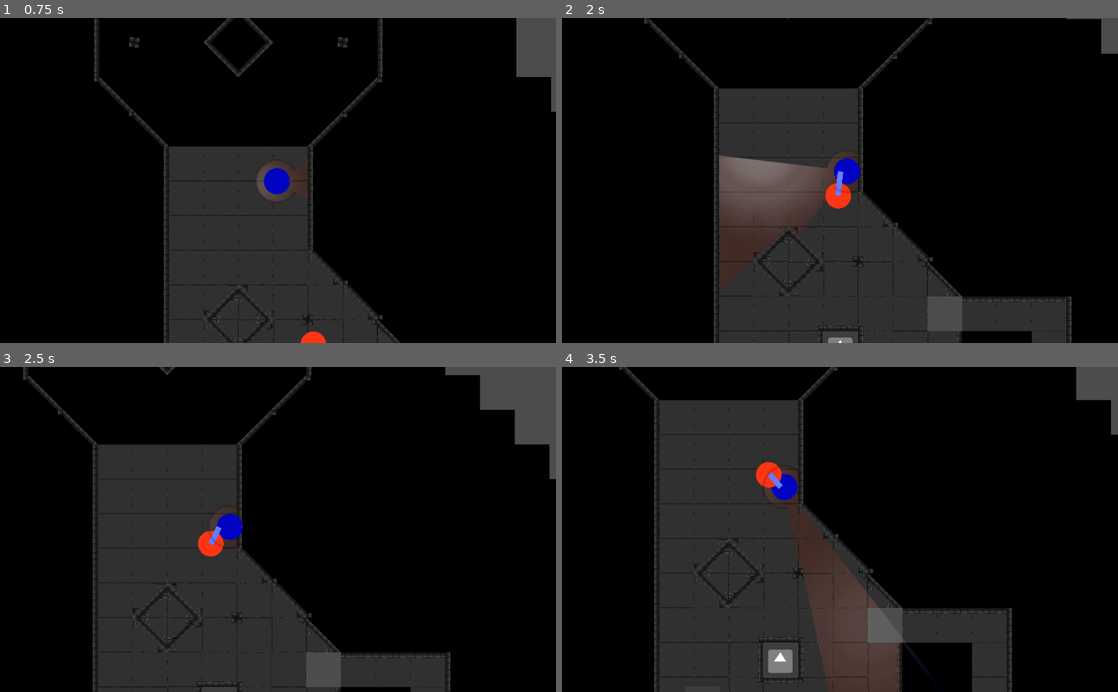
Above: before the commit, frames 1-4 (two rows, left to right).
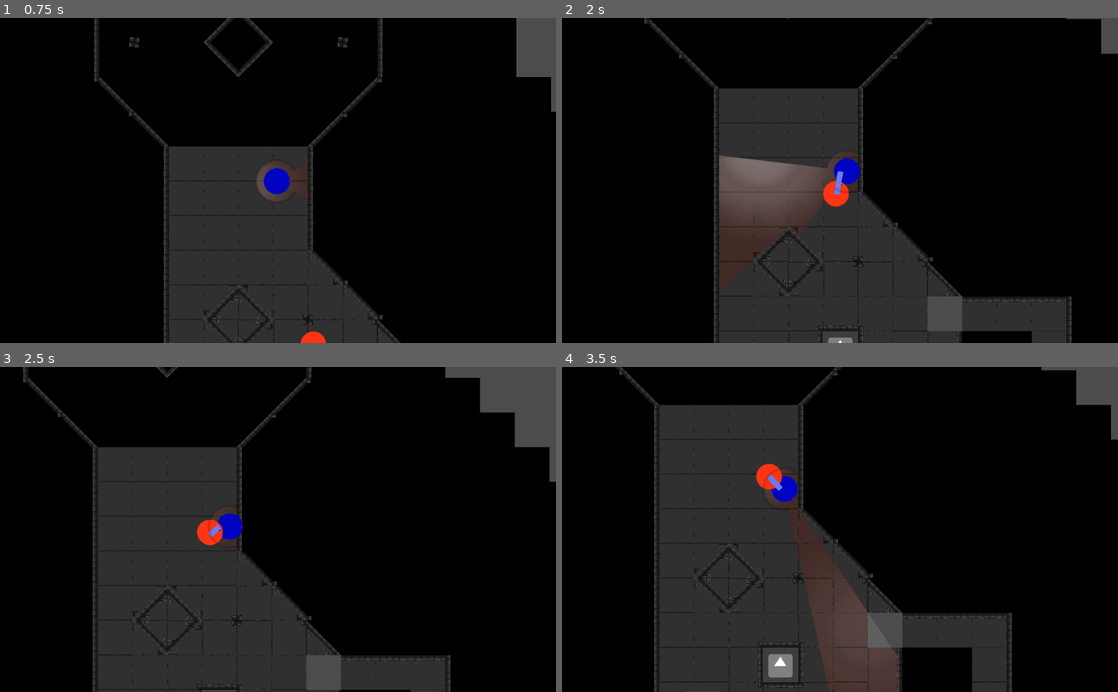
Above: after the commit, the same moments.

Repository: R4nKF1v3/boss
Game: Godot game, scene res://scenes/levels/Test/Test.tscn
The game is run twice, just before and just after one commit, with the same random seed, the same clock (stepped at 60 frames per second) and the same inputs. The project has no main scene, so this scene is started directly. The engine's default icon, where the game draws it, is replaced by a stand-in: a white triangle on a blue panel in a dark square.
Inputs (mouse positions are in pixels of both pictures, inside the frame that each line leads up to):
- Up to frame 1 (0.75 s): tap Enter at 0.5 s; move the mouse to (400, 164) at 0.52 s; hold Right (move_right) from 0.53 s (still down); hold Shift (run) from 0.53 s (still down); click (400, 164) at 0.67 s
- Up to frame 2 (2 s): move the mouse to (728, 196) at 1.27 s; release Right (move_right) at 1.28 s; release Shift (run) at 1.28 s; hold Down (move_down) from 1.28 s (still down); tap Shift (run) at 1.35 s
- Up to frame 3 (2.5 s): move the mouse to (333, 458) at 2.02 s; release Down (move_down) at 2.03 s; hold Right (move_right) from 2.03 s (still down); hold Shift (run) from 2.03 s (still down)
- Up to frame 4 (3.5 s): move the mouse to (812, 594) at 2.77 s; release Right (move_right) at 2.78 s; release Shift (run) at 2.78 s; hold Up (move_up) from 2.78 s (still down); tap Shift (run) at 2.85 s; click (812, 594) at 2.92 s

Frame 1 is identical in both runs. In frame 2, 0.1% of the frame differs, in the area x 46-54%, y 43-59%; in frame 3, 2.3%; in frame 4, 3.5%, in the area x 9-100%, y 0-100%.

Commit message:
Pequeño fix de camara del ShadowEnemy

Diff:
--- a/entities/npcs/enemies/shadow/states/Chase.gd
+++ b/entities/npcs/enemies/shadow/states/Chase.gd
@@ -6,9 +6,12 @@
 	owner.get_node("AnimationPlayer").play("chase")
 
 func update(delta):
-	if owner.can_see_player():
+	var can_see_player = owner.can_see_player()
+	if can_see_player:
 		set_objective_path(owner.navigation2D.get_simple_path(owner.global_position, owner.target.global_position))
 	if not objective_path.size() == 0:
 		travel_to_objective(delta)
+		if can_see_player:
+			owner.look_at(owner.target.global_position)
 	else:
 		emit_signal("finished", "idle")
--- a/scenes/levels/Test/Test.tscn
+++ b/scenes/levels/Test/Test.tscn
@@ -86,7 +86,6 @@
 [node name="EnemyShadow" parent="Spawns" index="1" instance=ExtResource( 6 )]
 editor/display_folded = true
 position = Vector2( 650.337, 557.481 )
-collision_layer = 2
 
 [node name="Line2D" type="Line2D" parent="Spawns" index="2"]
 texture_mode = 1075314688
